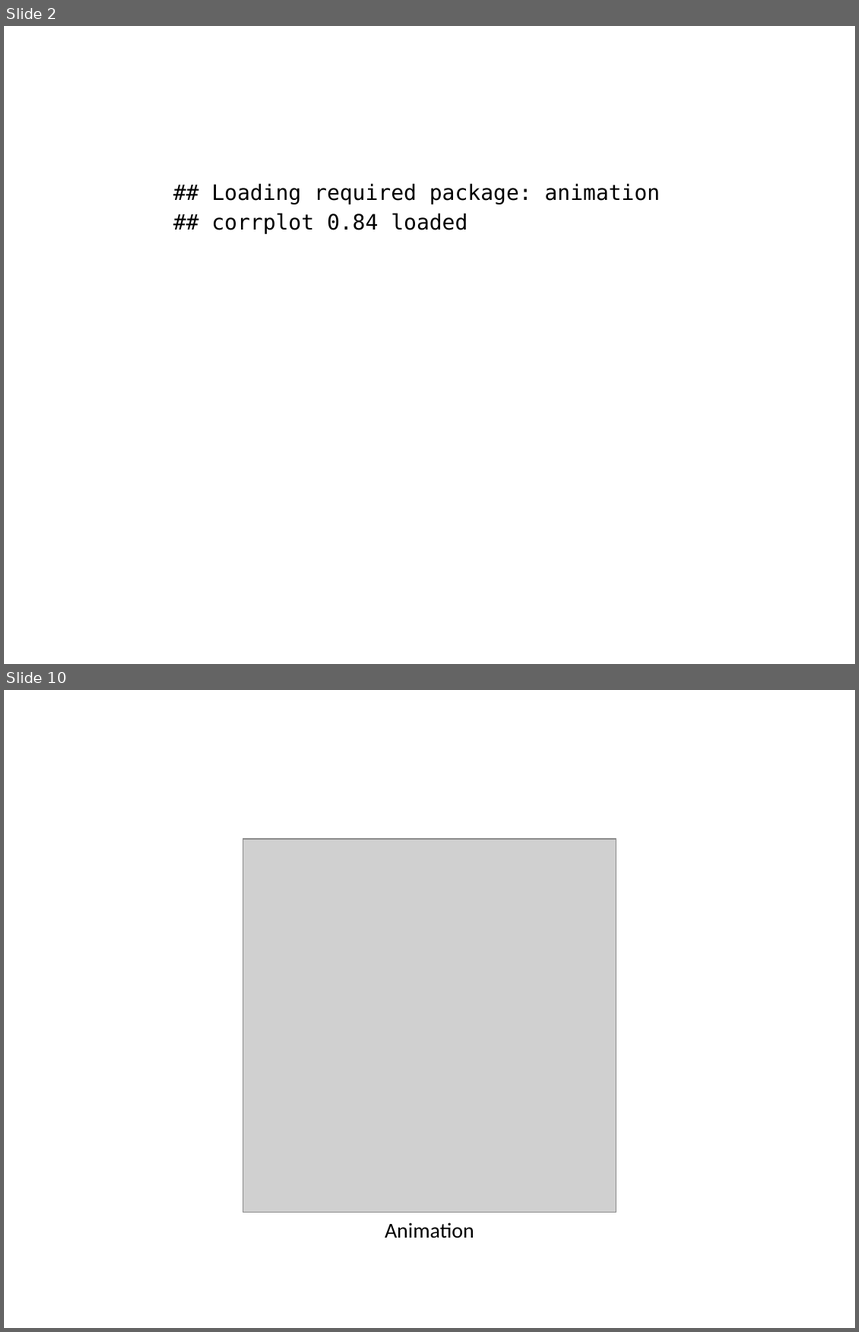
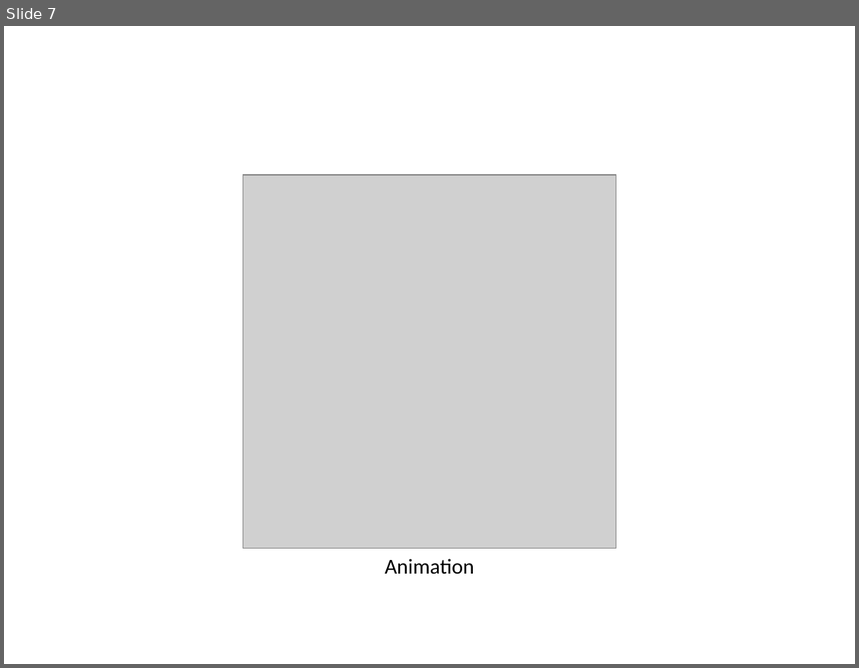
Before and after one commit to rkmalaiya/Environement_vs_Happiness, a slide deck: presentation/ppt1/power_point_assign1.pptx. Shown one above the other, each under a label of ours: slides 2 and 10 before the commit, slide 7 after it; the slides between them are not shown. The pictures are 859x1332 and 859x668 pixels, drawn with LibreOffice and Linux fonts; fonts in the diff are those of the drawing; grey boxes stand for pictures. Boxes give left, top, right and bottom in pixels: in the first picture for what was removed or moved away, otherwise in the second. Text is boxed around its words. In the diff, an @@ line names an element or a change of style, - is before the commit and + after.

```diff
--- a/presentation/ppt1/power_point_assign1.pptx
+++ b/presentation/ppt1/power_point_assign1.pptx
@@ slide 2 removed at (4,26,855,664), background #FFFFFF @@
@@ text removed at (211,183,661,234) @@
-## Loading required package: animation
-## corrplot 0.84 loaded
@@ what was slide 10 is now slide 7 @@
```
Also in this commit, not shown: 4 slides changed, 3 slides added, 5 other slides removed, 10 other files.
